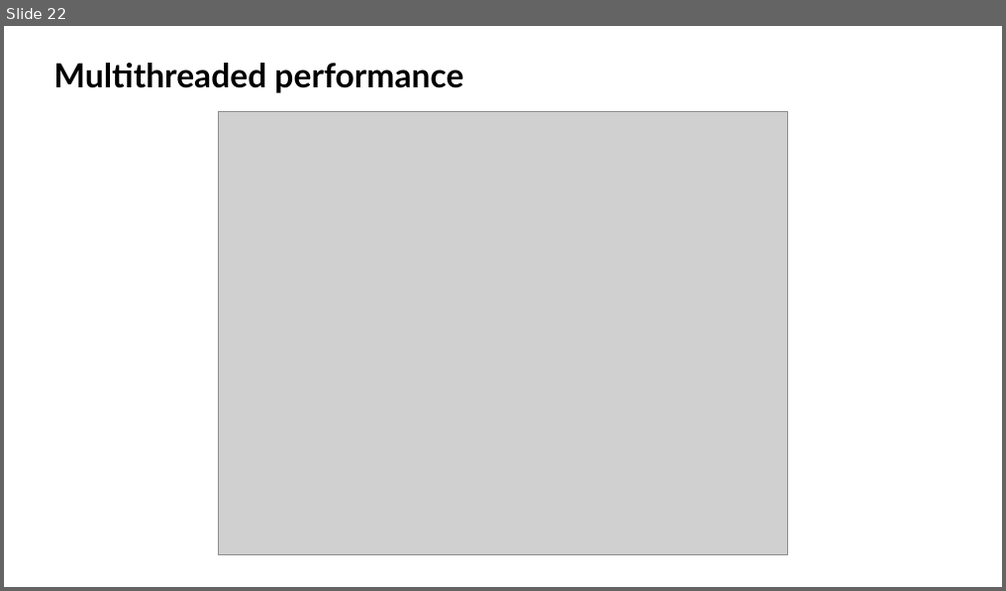
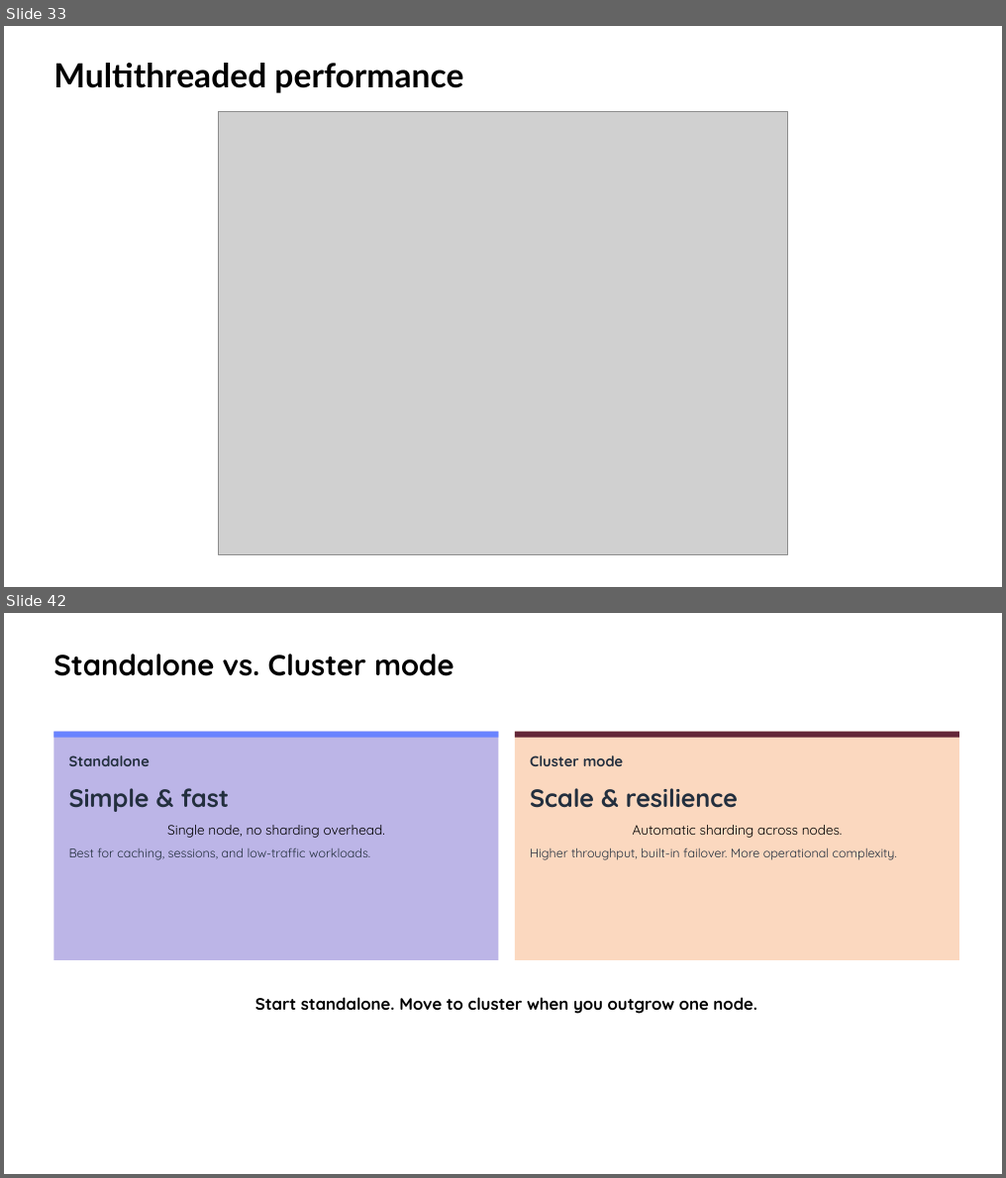
Before and after one commit to valkey-io/assets, a slide deck: slides/Valkey community deck.pptx. Shown one above the other, each under a label of ours: slide 22 before the commit, slides 33 and 42 after it; the slides between them are not shown. The pictures are 1006x591 and 1006x1178 pixels, drawn with LibreOffice and Linux fonts; fonts in the diff are those of the drawing; grey boxes stand for pictures; background and template pictures are left out. Boxes give left, top, right and bottom in pixels: in the first picture for what was removed or moved away, otherwise in the second. Text is boxed around its words. In the diff, an @@ line names an element or a change of style, - is before the commit and + after.

```diff
--- a/slides/Valkey community deck.pptx
+++ b/slides/Valkey community deck.pptx
@@ slide 42 added at (4,613,1002,1174), background #FFFFFF @@
@@ text added at (54,654,453,676), 28 pt, text #000000, bold @@
+Standalone vs. Cluster mode
@@ rectangle added at (54,731,499,960), fill #BCB5E7 @@
@@ rectangle added at (54,731,499,738), fill #6983FF @@
@@ rectangle added at (515,731,960,960), fill #FBD8BF @@
@@ rectangle added at (515,731,960,738), fill #632637 @@
@@ text added at (69,756,150,766), 14 pt, text #232F3E, bold @@
+Standalone
@@ text added at (530,756,623,766), 14 pt, text #232F3E, bold @@
+Cluster mode
@@ text added at (69,788,230,812), 24 pt, text #232F3E, bold @@
+Simple & fast
@@ text added at (530,788,738,808), 24 pt, text #232F3E, bold @@
+Scale & resilience
@@ text added at (69,825,385,861), 12 pt, text #232F3E @@
+Single node, no sharding overhead.
+Best for caching, sessions, and low-traffic workloads.
@@ text added at (530,825,897,861), 12 pt, text #232F3E @@
+Automatic sharding across nodes.
+Higher throughput, built-in failover. More operational complexity.
@@ text added at (255,997,757,1014), 16 pt, text #000000, bold @@
+Start standalone. Move to cluster when you outgrow one node.
@@ what was slide 22 is now slide 33 @@
```
Also in this commit, not shown: 6 slides changed, 5 other slides added, 12 slides removed, 1 other file.
